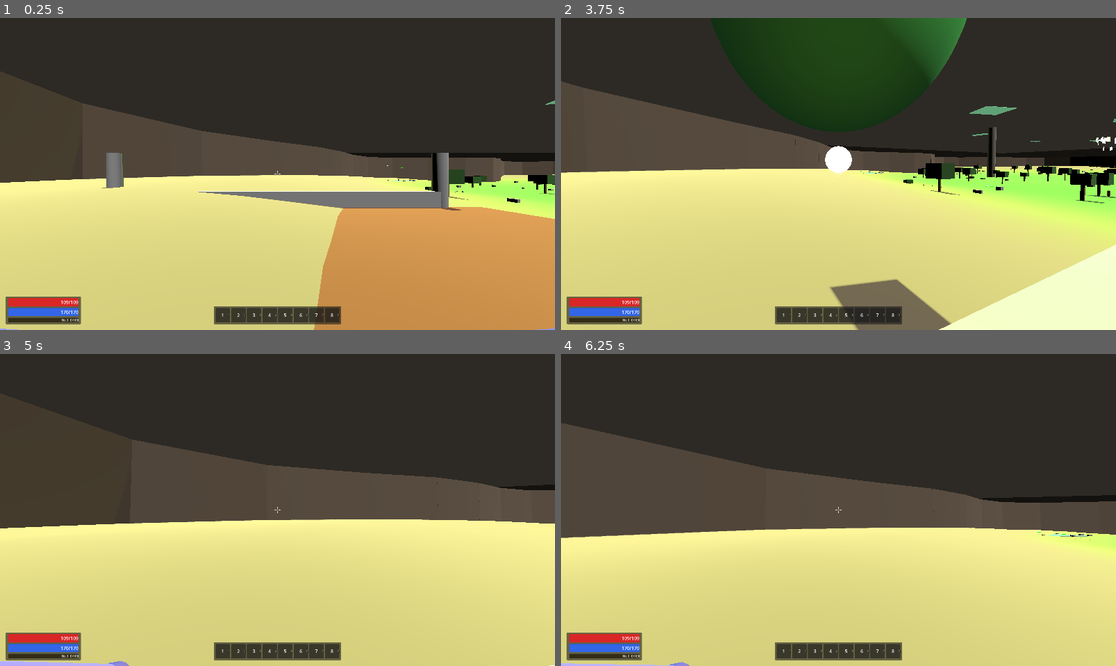
Above: before the commit, frames 1-4 (two rows, left to right).
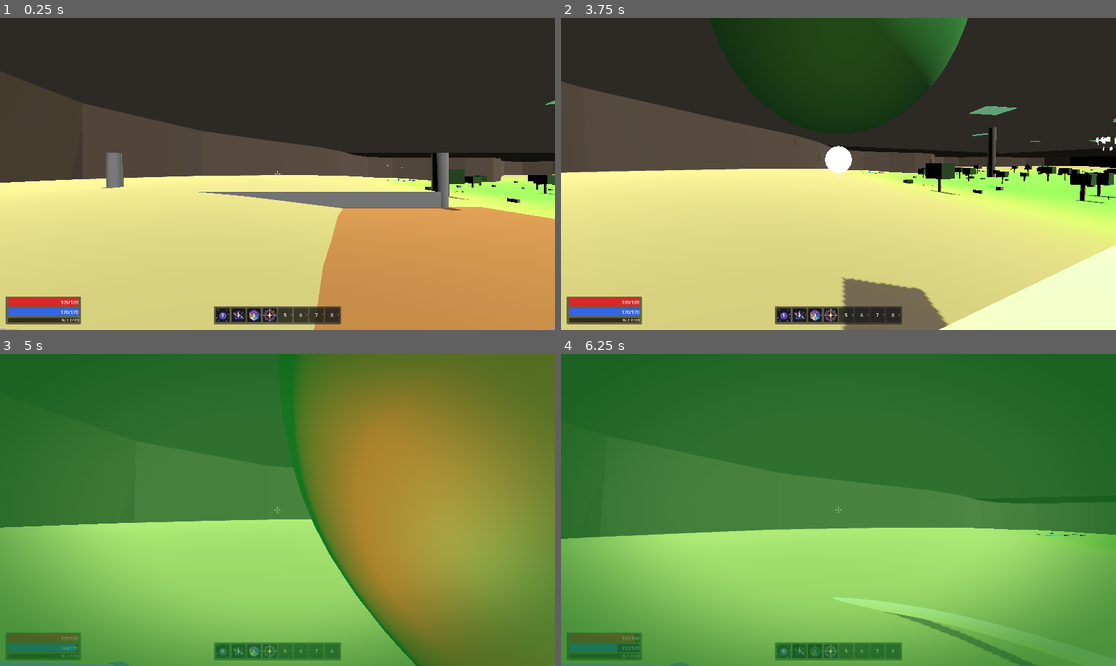
Above: after the commit, the same moments.

Repository: Jouyancito/another-game-of-dungeon
Game: Godot game, scene res://scenes/levels/floor1_prairie.tscn
Same seed, same stepped clock (60 frames per second), same inputs: the game is played once before the commit and once after it. This scene is started directly instead of the project's main scene.
Inputs (mouse positions are in pixels of both pictures, inside the frame that each line leads up to):
- Up to frame 1 (0.25 s): no input
- Up to frame 2 (3.75 s): tap Enter at 0.5 s; move the mouse to (866, 174) at 0.52 s; hold Ctrl (crouch) 0.53-1.28 s; hold W (move_forward) from 0.53 s (still down); click (866, 174) at 0.67 s; tap Space (jump) at 0.77, 1.07, 1.52, 1.82, 3.02, 3.32 s; move the mouse to (810, 174) at 1.27 s; tap E (interact) at 1.35 s; click (810, 174) at 1.42 s; move the mouse to (849, 167) at 2.02 s; hold Shift (sprint) 2.03-2.78 s; click (849, 167) at 2.17 s; move the mouse to (832, 180) at 2.77 s; tap F (toggle_torch) at 2.85 s; click (832, 180) at 2.92 s; move the mouse to (877, 177) at 3.52 s; tap K at 3.6 s; click (877, 177) at 3.67 s
- Up to frame 3 (5 s): keep holding W (move_forward); tap Space (jump) at 3.77, 4.07, 4.52, 4.82 s; move the mouse to (233, 506) at 4.27 s; tap 1 at 4.35 s; click (233, 506) at 4.42 s
- Up to frame 4 (6.25 s): move the mouse to (844, 510) at 5.02 s; tap 2 at 5.1 s; click (844, 510) at 5.17 s; move the mouse to (816, 503) at 5.77 s; release W (move_forward) at 5.78 s; hold D (move_right) from 5.78 s (still down); tap 3 at 5.85 s; click (816, 503) at 5.92 s; tap Space (jump) at 6.02 s

The runs differ from the first frame. In frame 1, 0.4% of the frame differs, in the area x 38-50%, y 93-98%; in frame 2, 1.2%; in frame 3, 100%, in the area x 0-100%, y 0-100%; in frame 4, 100%.
Error before the commit: Parse Error: Cannot infer the type of "space" variable because the value doesn't have a set type. (res://scenes/player/player_skills.gd:516)

Commit message:
fix: post-wave1 playtest + full parser-check batch
Fixes applied after running 2 parallel audit agents (design + parser)
and iterating on real runtime errors at playtest.

UI — class selector (Danzante missing):
- class_selector.gd: add 6th entry "Danzante de Sombras" (scene+color+desc).
  B delivered danzante.gd+tscn+skills but never wired it to the selector.
- character_select.gd: add "Danzante" to CLASS_COLORS dict so preview 3D
  has consistent color. Duplication between these two files is W6 of the
  UI audit — should move to shared class_constants.gd in WAVE 3.

Skills runtime — Danzante dash raycast:
- player_skills.gd:516-520: replace `:=` inferred declarations with
  explicit types (PhysicsDirectSpaceState3D / PhysicsRayQueryParameters3D
  / Dictionary). get_world_3d().direct_space_state returns Variant in
  Godot's class docs so the parser can't infer. Same pattern that
  inventory_ui.gd:649-655 already does correctly — convention
  enforcement.

VFX — Supernova super call:
- supernova_vfx.gd: remove `super._ready()`. VFXBase doesn't define
  _ready() (uses _on_play/_on_stop hooks instead). Calling super on
  an undefined virtual blows up the parser.

Enemies — take_damage signature consistency:
BaseEnemy.take_damage has 7 params (amount, hit_direction,
knockback_force, attacker_str, attacker, element, is_crit). Six enemies
overrode with only 5 params, silently dropping element + is_crit on
every hit — elemental damage and crits were NOT being propagated to
status effects, resistances, or crit-triggered VFX in any of them.

- king_slime.gd:493-497: add element+is_crit to signature, and fix
  `super(...)` to `super.take_damage(...)` (old Godot 3 syntax, Godot 4
  requires named super calls).
- bandit_melee.gd:153: add element+is_crit, forward to super.
- fox.gd:101: same.
- golem.gd:73: same.
- mimic.gd:69: same.
- turtle.gd:75: signature only (turtle doesn't call super, does its
  own flat-DEF reduction).

Diff:
--- a/game/scenes/enemy/bandit_melee.gd
+++ b/game/scenes/enemy/bandit_melee.gd
@@ -150,7 +150,7 @@
 
 
 ## Override take_damage — 30% chance de bloquear (reduce daño 50%)
-func take_damage(amount: float, hit_direction := Vector3.ZERO, knockback_force := 0.0, attacker_str := 0, attacker: Node = null) -> void:
+func take_damage(amount: float, hit_direction := Vector3.ZERO, knockback_force := 0.0, attacker_str := 0, attacker: Node = null, element: String = "physical", is_crit: bool = false) -> void:
 	if is_dead:
 		return
 
@@ -158,4 +158,4 @@
 	if can_block and randf() < block_chance:
 		final_amount *= (1.0 - block_damage_reduction)
 
-	super.take_damage(final_amount, hit_direction, knockback_force, attacker_str, attacker)
+	super.take_damage(final_amount, hit_direction, knockback_force, attacker_str, attacker, element, is_crit)
--- a/game/scenes/enemy/fox.gd
+++ b/game/scenes/enemy/fox.gd
@@ -98,7 +98,7 @@
 
 # ─── Dodge (esquive melee 20%) ────────────────────────────────────────────────
 
-func take_damage(amount: float, hit_direction := Vector3.ZERO, knockback_force := 0.0, attacker_str := 0, attacker: Node = null) -> void:
+func take_damage(amount: float, hit_direction := Vector3.ZERO, knockback_force := 0.0, attacker_str := 0, attacker: Node = null, element: String = "physical", is_crit: bool = false) -> void:
 	if is_dead:
 		return
 
@@ -107,7 +107,7 @@
 		_play_sidestep(hit_direction)
 		return
 
-	super.take_damage(amount, hit_direction, knockback_force, attacker_str, attacker)
+	super.take_damage(amount, hit_direction, knockback_force, attacker_str, attacker, element, is_crit)
 
 
 func _play_sidestep(hit_direction: Vector3) -> void:
--- a/game/scenes/enemy/golem.gd
+++ b/game/scenes/enemy/golem.gd
@@ -70,10 +70,10 @@
 
 
 ## Override take_damage: si duerme, despertar antes de recibir daño
-func take_damage(amount: float, hit_direction := Vector3.ZERO, knockback_force := 0.0, attacker_str := 0, attacker: Node = null) -> void:
+func take_damage(amount: float, hit_direction := Vector3.ZERO, knockback_force := 0.0, attacker_str := 0, attacker: Node = null, element: String = "physical", is_crit: bool = false) -> void:
 	if is_dormant:
 		_awaken()
-	super.take_damage(amount, hit_direction, knockback_force, attacker_str, attacker)
+	super.take_damage(amount, hit_direction, knockback_force, attacker_str, attacker, element, is_crit)
 
 
 ## Cicla entre 3 ataques: Puñetazo → Pisotón AoE → Lanzar roca
--- a/game/scenes/enemy/king_slime.gd
+++ b/game/scenes/enemy/king_slime.gd
@@ -490,11 +490,11 @@
 # ──────────────────────────────────────────────────────────────────────
 # Phase transitions
 # ──────────────────────────────────────────────────────────────────────
-func take_damage(amount: float, hit_direction := Vector3.ZERO, knockback_force := 0.0, attacker_str := 0, attacker: Node = null) -> void:
+func take_damage(amount: float, hit_direction := Vector3.ZERO, knockback_force := 0.0, attacker_str := 0, attacker: Node = null, element: String = "physical", is_crit: bool = false) -> void:
 	var final_amount: float = amount
 	if _shielding:
 		final_amount = amount * SHIELD_DAMAGE_MULT
-	super(final_amount, hit_direction, knockback_force, attacker_str, attacker)
+	super.take_damage(final_amount, hit_direction, knockback_force, attacker_str, attacker, element, is_crit)
 	if is_dead:
 		return
 	_update_phase()
--- a/game/scenes/enemy/mimic.gd
+++ b/game/scenes/enemy/mimic.gd
@@ -66,11 +66,11 @@
 
 ## Canon §3.2: inmune a daño durante DISGUISED/REVEALING (anti-cheese cheese).
 ## AGGRESSIVE aplica DEF canon sub-B P1 (defense=3) antes del super.
-func take_damage(amount: float, hit_direction := Vector3.ZERO, knockback_force := 0.0, attacker_str := 0, attacker: Node = null) -> void:
+func take_damage(amount: float, hit_direction := Vector3.ZERO, knockback_force := 0.0, attacker_str := 0, attacker: Node = null, element: String = "physical", is_crit: bool = false) -> void:
 	if state != State.AGGRESSIVE:
 		return
 	var effective := maxf(amount - float(defense), 1.0)
-	super.take_damage(effective, hit_direction, knockback_force, attacker_str, attacker)
+	super.take_damage(effective, hit_direction, knockback_force, attacker_str, attacker, element, is_crit)
 
 
 ## Hook de base_player._try_interact_nearby() — mismo path que loot_chest.open().
--- a/game/scenes/enemy/turtle.gd
+++ b/game/scenes/enemy/turtle.gd
@@ -72,7 +72,7 @@
 # ─── Shell mechanic ─────────────────────────────────────────────────────────
 
 ## Override take_damage: cualquier golpe dispara la retracción
-func take_damage(amount: float, hit_direction := Vector3.ZERO, knockback_force := 0.0, attacker_str := 0, attacker: Node = null) -> void:
+func take_damage(amount: float, hit_direction := Vector3.ZERO, knockback_force := 0.0, attacker_str := 0, attacker: Node = null, element: String = "physical", is_crit: bool = false) -> void:
 	if is_dead:
 		return
 
--- a/game/scenes/fx/mage/supernova_vfx.gd
+++ b/game/scenes/fx/mage/supernova_vfx.gd
@@ -20,8 +20,8 @@
 
 
 func _ready() -> void:
-	super._ready()
-	# Supernova es siempre one-shot — forzar duration si es 0
+	# VFXBase no define _ready() — hooks van en _on_play / _on_stop.
+	# Supernova es siempre one-shot — forzar duration si es 0.
 	if duration_s <= 0.0:
 		duration_s = 1.0
 
--- a/game/scenes/player/player_skills.gd
+++ b/game/scenes/player/player_skills.gd
@@ -513,11 +513,11 @@
 	# Si hay muro en el path, clampear stop_pos 0.4m antes del hit (radio player ~0.4m).
 	# Evita teletransportarse a través de paredes.
 	if _owner_player.is_inside_tree():
-		var space := _owner_player.get_world_3d().direct_space_state
-		var wall_query := PhysicsRayQueryParameters3D.create(start, stop_pos)
+		var space: PhysicsDirectSpaceState3D = _owner_player.get_world_3d().direct_space_state
+		var wall_query: PhysicsRayQueryParameters3D = PhysicsRayQueryParameters3D.create(start, stop_pos)
 		wall_query.exclude = [_owner_player.get_rid()]
 		wall_query.collision_mask = 1  # solo World layer
-		var wall_hit := space.intersect_ray(wall_query)
+		var wall_hit: Dictionary = space.intersect_ray(wall_query)
 		if not wall_hit.is_empty():
 			var wall_pos: Vector3 = wall_hit.position
 			var clamped: Vector3 = wall_pos - forward * 0.4  # radio aprox del CharacterBody3D
--- a/game/scenes/ui/character_select.gd
+++ b/game/scenes/ui/character_select.gd
@@ -6,6 +6,7 @@
 	"Arquero": Color(0.2, 0.6, 0.3, 1.0),
 	"Nigromante": Color(0.4, 0.1, 0.5, 1.0),
 	"Clérigo": Color(0.8, 0.7, 0.2, 1.0),
+	"Danzante": Color(0.35, 0.2, 0.5, 1.0),
 }
 
 const MAX_CHARACTERS: int = 6
--- a/game/scenes/ui/class_selector.gd
+++ b/game/scenes/ui/class_selector.gd
@@ -35,6 +35,13 @@
 		"display": "Clérigo",
 		"desc": "Melee con maza y castigo divino. Fuerte contra no-muertos.",
 		"color": Color(0.8, 0.7, 0.2, 1.0),
+	},
+	{
+		"key": "Danzante",
+		"scene": "res://scenes/player/danzante.tscn",
+		"display": "Danzante de Sombras",
+		"desc": "Sigilo y burst crítico. Combo Points, clon sombrío y cortes encadenados.",
+		"color": Color(0.35, 0.2, 0.5, 1.0),
 	},
 ]
 
